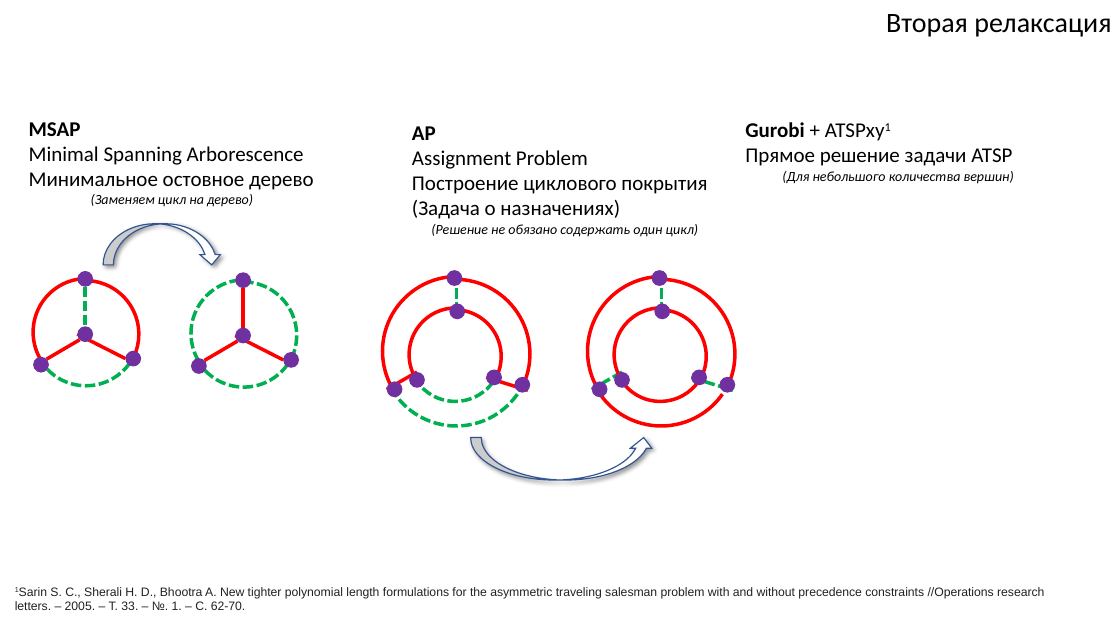
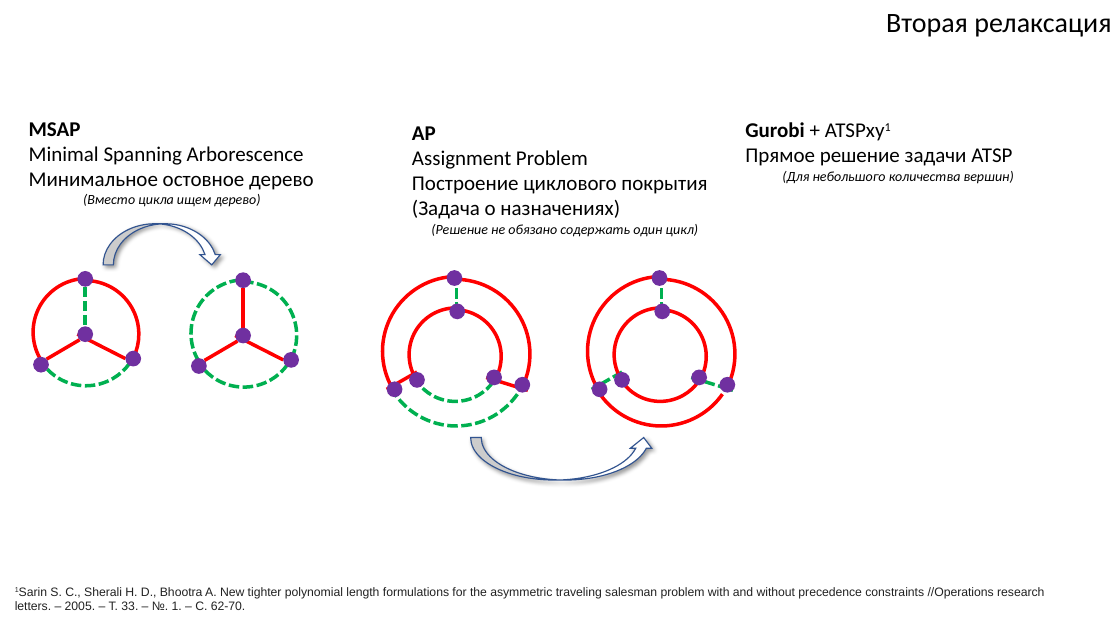
Before and after one commit to ukoloff/these, a slide deck: slide 10 of article/pcgtsp.pptx. Drawn at 1120x630 pixels with LibreOffice and Linux fonts; fonts in the diff are those of the drawing. Boxes give left, top, right and bottom in pixels: in the first picture for what was removed or moved away, otherwise in the second. Text is boxed around its words. In the diff, an @@ line names an element or a change of style, - is before the commit and + after.

```diff
--- a/article/pcgtsp.pptx
+++ b/article/pcgtsp.pptx
@@ text at (x1=83, y1=194, x2=261, y2=207): text changed @@
-(Заменяем цикл на дерево)
+(Вместо цикла ищем дерево)
```
Also in this commit, not shown: 1 other slide changed.
